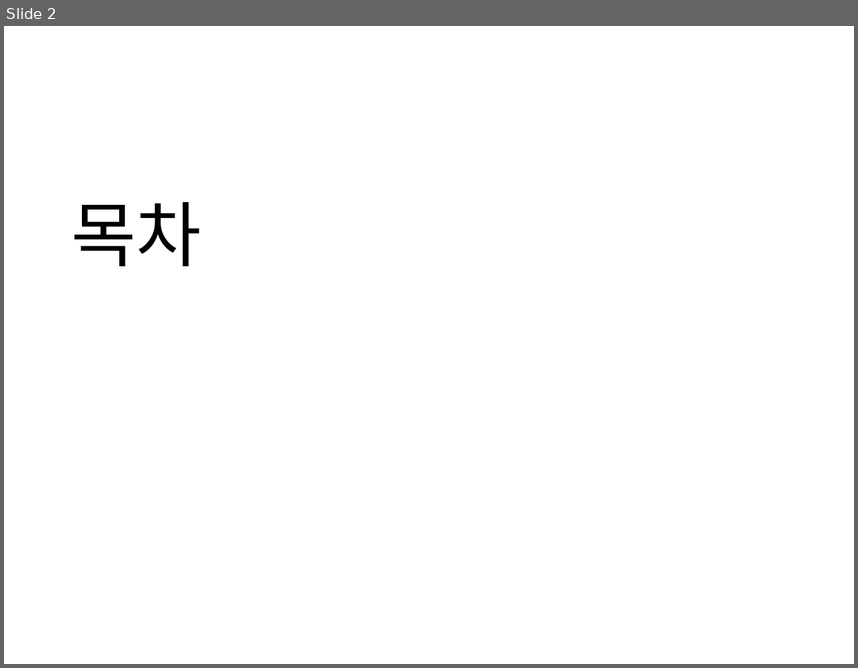
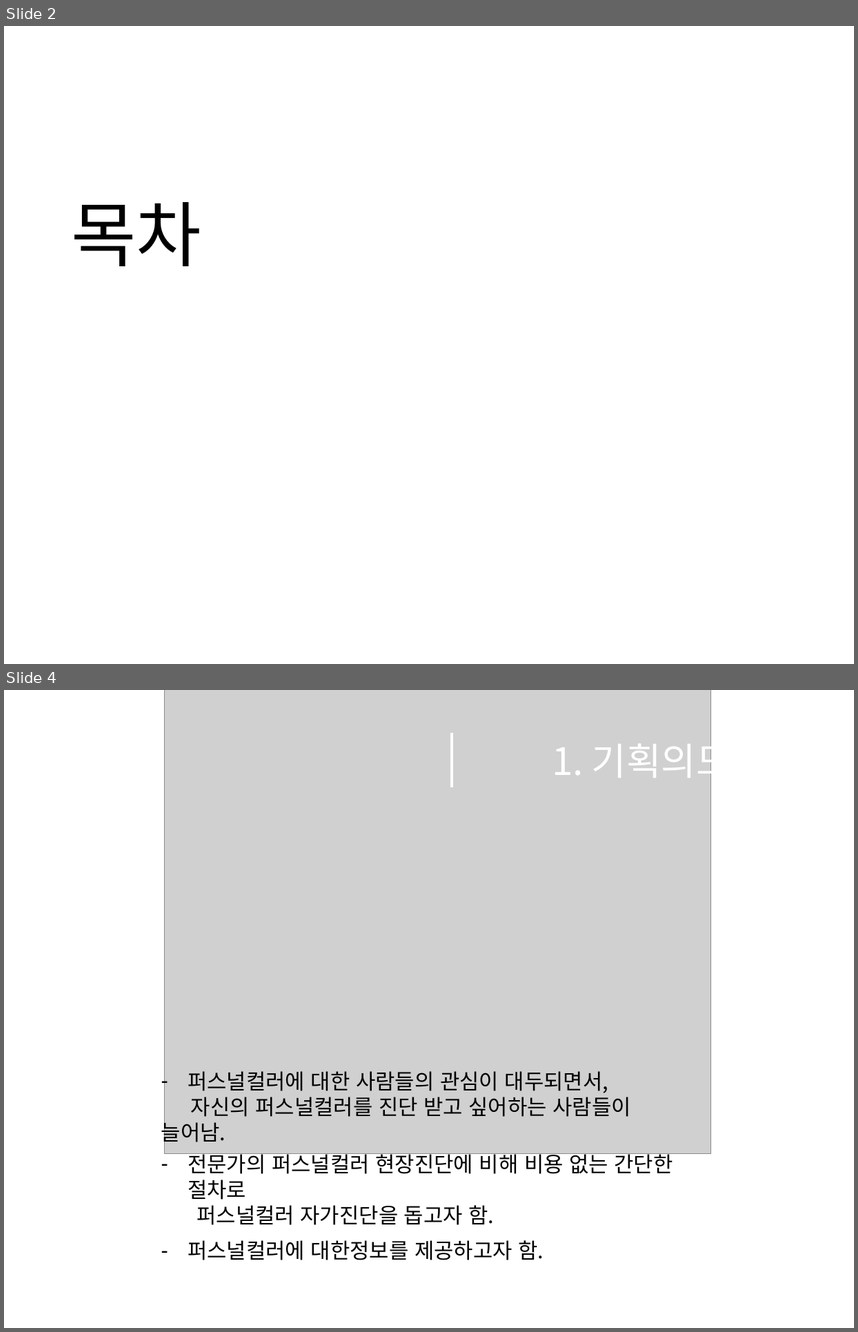
Before and after one commit to rlamj5555/ui_ux_test, a slide deck: project_2/ppt/project_hes.pptx. Shown one above the other, each under a label of ours: slide 2 before the commit, slides 2 and 4 after it; the slides between them are not shown. The pictures are 858x668 and 858x1332 pixels, drawn with LibreOffice and Linux fonts; fonts in the diff are those of the drawing; grey boxes stand for pictures; background and template pictures are left out. Boxes give left, top, right and bottom in pixels: in the first picture for what was removed or moved away, otherwise in the second. Text is boxed around its words. In the diff, an @@ line names an element or a change of style, - is before the commit and + after.

```diff
--- a/project_2/ppt/project_hes.pptx
+++ b/project_2/ppt/project_hes.pptx
@@ slide 4 added at (x1=4, y1=690, x2=854, y2=1328), background picture (left out) @@
@@ picture added at (x1=165, y1=690, x2=711, y2=1154) @@
@@ line added from (452, 733) to (452, 788), #FFFFFF 2.25 pt @@
@@ text added at (x1=552, y1=736, x2=731, y2=785), 32 pt, text #FFFFFF @@
+1. 기획의도
@@ text added at (x1=188, y1=1071, x2=631, y2=1116), 18 pt, text #000000 @@
+– 퍼스널컬러에 대한 사람들의 관심이 대두되면서,
+자신의 퍼스널컬러를 진단 받고 싶어하는 사람들이 늘어남.
@@ text added at (x1=188, y1=1150, x2=673, y2=1225), 18 pt, text #000000 @@
+– 전문가의 퍼스널컬러 현장진단에 비해 비용 없는 간단한 절차로
+퍼스널컬러 자가진단을 돕고자 함.
@@ text added at (x1=188, y1=1240, x2=544, y2=1260), 18 pt, text #000000 @@
+– 퍼스널컬러에 대한정보를 제공하고자 함.
```
Also in this commit, not shown: 3 other slides added, 4 slides removed, 13 other files.
